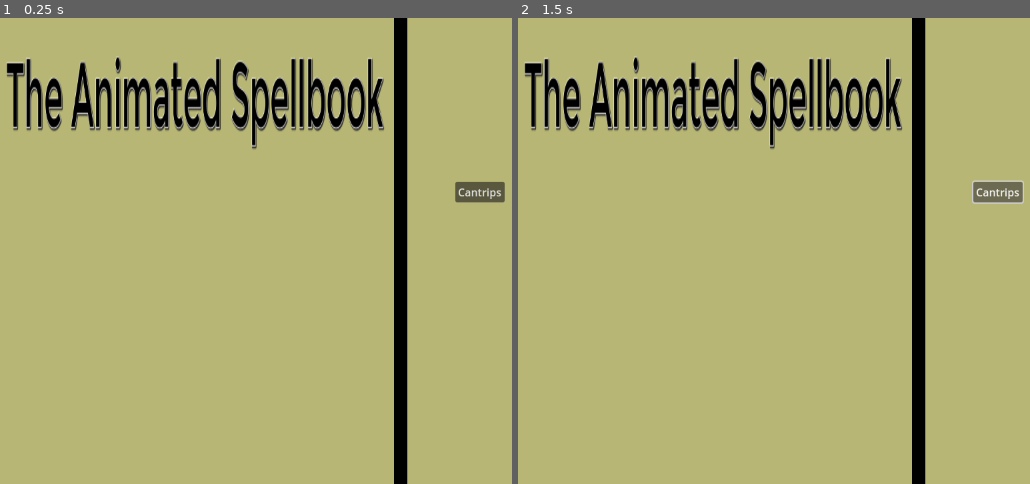
Above: before the commit, frames 1-2 (left to right).
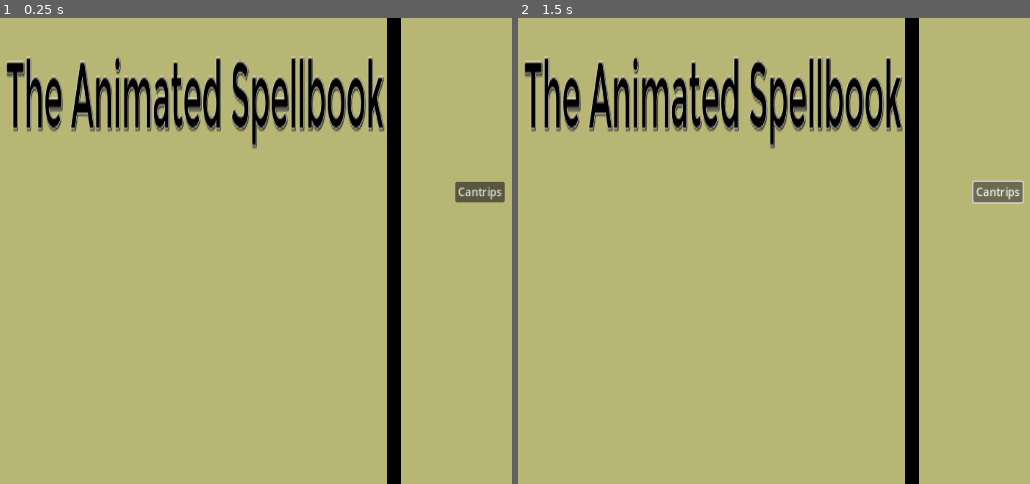
Above: after the commit, the same moments.

Repository: patricks0510/GodotSpellbook
Game: Godot game, scene res://scenes/front_page.tscn
Same seed, same stepped clock (60 frames per second), same inputs: the game is played once before the commit and once after it. After the commit the project has no main scene; this scene is started directly in both runs.
Inputs:
- Up to frame 1 (0.25 s): no input
- Up to frame 2 (1.5 s): click "Cantrips" at 0.5 s; click "Cantrips" at 1.25 s

The runs differ from the first frame. In frame 1, 4.5% of the frame differs, in the area x 1-99%, y 0-100%; in frame 2, 4.5%.

Commit message:
parsing spells and displaying (poorly) to a page

Diff:
--- a/project.godot
+++ b/project.godot
@@ -11,7 +11,6 @@
 [application]
 
 config/name="Spellbook"
-run/main_scene="res://scenes/front_page.tscn"
 config/features=PackedStringArray("4.2", "GL Compatibility")
 config/icon="res://icon.svg"
 
@@ -19,6 +18,7 @@
 
 window/size/viewport_width=1200
 window/size/viewport_height=700
+window/stretch/mode="canvas_items"
 
 [dotnet]
 
--- a/scenes/bg.tscn
+++ b/scenes/bg.tscn
@@ -16,7 +16,8 @@
 anchor_left = 0.5
 anchor_right = 0.5
 anchor_bottom = 1.0
-offset_right = 20.0
+offset_left = -10.0
+offset_right = 10.0
 grow_horizontal = 2
 grow_vertical = 2
 color = Color(0, 0, 0, 1)
--- a/scenes/cantrips.tscn
+++ b/scenes/cantrips.tscn
@@ -1,13 +1,46 @@
-[gd_scene load_steps=3 format=3 uid="uid://c4mxk0x4hrnjk"]
+[gd_scene load_steps=4 format=3 uid="uid://c4mxk0x4hrnjk"]
 
 [ext_resource type="PackedScene" uid="uid://4aj38bd6mf6d" path="res://scenes/bg.tscn" id="1_lk2ym"]
 [ext_resource type="Script" path="res://scripts/cantrips.gd" id="1_tqm75"]
+[ext_resource type="PackedScene" uid="uid://b6p7rr2vv0aje" path="res://scenes/spell_display.tscn" id="3_vywtd"]
 
 [node name="Cantrips" type="Node2D"]
 script = ExtResource("1_tqm75")
 
 [node name="BG" parent="." instance=ExtResource("1_lk2ym")]
 
-[node name="RichTextLabel" type="RichTextLabel" parent="."]
-offset_right = 40.0
-offset_bottom = 40.0
+[node name="SpellDisplay" parent="." instance=ExtResource("3_vywtd")]
+offset_left = 4.0
+offset_top = 18.0
+offset_right = 4.0
+offset_bottom = 701.0
+
+[node name="SpellDisplay2" parent="." instance=ExtResource("3_vywtd")]
+offset_left = 4.0
+offset_top = 273.0
+offset_right = 4.0
+offset_bottom = 956.0
+
+[node name="SpellDisplay3" parent="." instance=ExtResource("3_vywtd")]
+offset_left = 4.0
+offset_top = 527.0
+offset_right = 4.0
+offset_bottom = 1210.0
+
+[node name="SpellDisplay4" parent="." instance=ExtResource("3_vywtd")]
+offset_left = 615.0
+offset_top = 30.0
+offset_right = 615.0
+offset_bottom = 713.0
+
+[node name="SpellDisplay5" parent="." instance=ExtResource("3_vywtd")]
+offset_left = 612.0
+offset_top = 274.0
+offset_right = 612.0
+offset_bottom = 957.0
+
+[node name="SpellDisplay6" parent="." instance=ExtResource("3_vywtd")]
+offset_left = 617.0
+offset_top = 526.0
+offset_right = 617.0
+offset_bottom = 1209.0
--- /dev/null
+++ b/scenes/spell_display.tscn
@@ -0,0 +1,180 @@
+[gd_scene load_steps=13 format=3 uid="uid://b6p7rr2vv0aje"]
+
+[ext_resource type="Script" path="res://scripts/spell_display.gd" id="1_8b1uq"]
+[ext_resource type="FontFile" uid="uid://di3vl3hwp0bdo" path="res://assets/fonts/MorrisRoman-Black.ttf" id="1_aitss"]
+
+[sub_resource type="LabelSettings" id="LabelSettings_g3qf6"]
+font = ExtResource("1_aitss")
+font_size = 32
+font_color = Color(0, 0, 0, 1)
+
+[sub_resource type="LabelSettings" id="LabelSettings_1u2jt"]
+font = ExtResource("1_aitss")
+font_size = 24
+font_color = Color(0, 0, 0, 1)
+
+[sub_resource type="LabelSettings" id="LabelSettings_8qpl4"]
+font = ExtResource("1_aitss")
+font_color = Color(0, 0, 0, 1)
+
+[sub_resource type="LabelSettings" id="LabelSettings_hyj6e"]
+font = ExtResource("1_aitss")
+font_color = Color(0, 0, 0, 1)
+
+[sub_resource type="LabelSettings" id="LabelSettings_8gc7l"]
+font = ExtResource("1_aitss")
+font_color = Color(0, 0, 0, 1)
+
+[sub_resource type="LabelSettings" id="LabelSettings_fb8ff"]
+font = ExtResource("1_aitss")
+font_color = Color(0, 0, 0, 1)
+
+[sub_resource type="LabelSettings" id="LabelSettings_vbpsj"]
+font = ExtResource("1_aitss")
+font_color = Color(0, 0, 0, 1)
+
+[sub_resource type="LabelSettings" id="LabelSettings_xr71j"]
+font = ExtResource("1_aitss")
+font_color = Color(0, 0, 0, 1)
+
+[sub_resource type="LabelSettings" id="LabelSettings_0hi7s"]
+font = ExtResource("1_aitss")
+font_color = Color(0, 0, 0, 1)
+
+[sub_resource type="LabelSettings" id="LabelSettings_awiu2"]
+font = ExtResource("1_aitss")
+font_color = Color(0, 0, 0, 1)
+
+[node name="SpellDisplay" type="ColorRect"]
+anchors_preset = 15
+anchor_right = 1.0
+anchor_bottom = 1.0
+offset_right = -635.0
+offset_bottom = 683.0
+grow_horizontal = 2
+grow_vertical = 2
+scale = Vector2(1, 0.12)
+script = ExtResource("1_8b1uq")
+
+[node name="SpellName" type="Label" parent="."]
+layout_mode = 0
+offset_right = 205.0
+offset_bottom = 42.0
+scale = Vector2(0.669607, 6.46678)
+text = "Spell Name"
+label_settings = SubResource("LabelSettings_g3qf6")
+
+[node name="Description" type="Label" parent="."]
+layout_mode = 0
+offset_left = 5.0
+offset_top = 308.0
+offset_right = 811.0
+offset_bottom = 401.0
+scale = Vector2(0.692517, 4.94899)
+theme_override_font_sizes/font_size = 80
+text = "Description: The Description for the spell goes here"
+label_settings = SubResource("LabelSettings_1u2jt")
+autowrap_mode = 2
+
+[node name="HigherLevel" type="Label" parent="."]
+layout_mode = 0
+offset_left = 1.0
+offset_top = 917.0
+offset_right = 813.0
+offset_bottom = 983.0
+scale = Vector2(0.692517, 4.94899)
+theme_override_font_sizes/font_size = 80
+text = "HigherLevel: The text for what a spell does when cast at a higher level goes here"
+label_settings = SubResource("LabelSettings_1u2jt")
+autowrap_mode = 2
+
+[node name="Range" type="Label" parent="."]
+layout_mode = 0
+offset_left = 218.0
+offset_top = 33.3334
+offset_right = 269.0
+offset_bottom = 53.3334
+scale = Vector2(0.910496, 7.69595)
+text = "Range"
+label_settings = SubResource("LabelSettings_8qpl4")
+
+[node name="Components" type="Label" parent="."]
+layout_mode = 0
+offset_left = 270.0
+offset_top = 50.0001
+offset_right = 310.0
+offset_bottom = 65.0001
+scale = Vector2(1.37965, 5.99132)
+text = "V,S,M"
+label_settings = SubResource("LabelSettings_hyj6e")
+
+[node name="Duration" type="Label" parent="."]
+layout_mode = 0
+offset_left = 333.0
+offset_top = 50.0001
+offset_right = 387.0
+offset_bottom = 73.0001
+scale = Vector2(1.07347, 5.05482)
+text = "Duration"
+label_settings = SubResource("LabelSettings_8gc7l")
+
+[node name="CastTime" type="Label" parent="."]
+layout_mode = 0
+offset_left = 144.0
+offset_top = 50.0001
+offset_right = 208.0
+offset_bottom = 73.0001
+scale = Vector2(1.0097, 5.12925)
+text = "Cast Time"
+label_settings = SubResource("LabelSettings_fb8ff")
+
+[node name="Level" type="Label" parent="."]
+layout_mode = 0
+offset_left = 442.0
+offset_top = 33.3334
+offset_right = 502.0
+offset_bottom = 56.3334
+scale = Vector2(1.19801, 7.48974)
+text = "Level: #"
+label_settings = SubResource("LabelSettings_vbpsj")
+
+[node name="School" type="Label" parent="."]
+layout_mode = 0
+offset_left = 502.0
+offset_top = 33.3334
+offset_right = 542.0
+offset_bottom = 56.3334
+scale = Vector2(1.44179, 8.52117)
+text = "School"
+label_settings = SubResource("LabelSettings_xr71j")
+
+[node name="ClassSpellLists" type="Label" parent="."]
+layout_mode = 0
+offset_left = 98.0
+offset_top = 1292.0
+offset_right = 196.0
+offset_bottom = 1309.0
+scale = Vector2(0.991131, 4.73418)
+text = "Class Spell List"
+label_settings = SubResource("LabelSettings_0hi7s")
+
+[node name="PageNum" type="Label" parent="."]
+layout_mode = 0
+offset_left = 2.0
+offset_top = 1283.34
+offset_right = 67.0
+offset_bottom = 1298.34
+scale = Vector2(0.534543, 6.05068)
+text = "PageNum"
+label_settings = SubResource("LabelSettings_awiu2")
+
+[node name="Source" type="Label" parent="."]
+layout_mode = 0
+offset_left = 43.0
+offset_top = 1283.34
+offset_right = 108.0
+offset_bottom = 1298.34
+scale = Vector2(0.534543, 6.05068)
+text = "Source
+"
+label_settings = SubResource("LabelSettings_awiu2")
--- a/scripts/cantrips.gd
+++ b/scripts/cantrips.gd
@@ -1,4 +1,7 @@
 extends Node2D
+
+@onready var displaySpell = [$SpellDisplay,$SpellDisplay2,$SpellDisplay3,
+$SpellDisplay4,$SpellDisplay5, $SpellDisplay6]
 
 func _ready():
 	get_spell_text()
@@ -13,5 +16,38 @@
 	var json_as_dict = JSON.parse_string(json_as_text)
 	var json_as_arr = json_as_dict.values()
 	var spells_api_text = json_as_arr.pop_back()
-	if spells_api_text:
-		print(spells_api_text.length)
+
+	for spell in range(0,6):
+		var displaySpell_children = displaySpell[spell].get_children()
+		var spellName = spells_api_text[spell].get("name")
+		displaySpell_children[0].text = spellName
+		var description = spells_api_text[spell].get("desc")
+		displaySpell_children[1].text = description
+		var higherLevel = spells_api_text[spell].get("higher_level")
+		displaySpell_children[2].text = higherLevel
+		var range = spells_api_text[spell].get("range")
+		displaySpell_children[3].text = range
+		var components = spells_api_text[spell].get("components")
+		if components != null:
+			displaySpell_children[4].text = components
+		else:
+			displaySpell_children[4].text = "N/A"
+		var duration = spells_api_text[spell].get("duration")
+		displaySpell_children[5].text = duration
+		var castTime = spells_api_text[spell].get("casting_time")
+		displaySpell_children[6].text = castTime
+		var level = spells_api_text[spell].get("level")
+		displaySpell_children[7].text = level
+		var school = spells_api_text[spell].get("school")
+		displaySpell_children[8].text = school
+		var classSpellList = spells_api_text[spell].get("dnd_class")
+		displaySpell_children[9].text = classSpellList
+		var pageNum = spells_api_text[spell].get("page")
+		displaySpell_children[10].text = pageNum
+		var source = spells_api_text[spell].get("document__title")
+		displaySpell_children[11].text = source
+
+	#spells_api_text = spells_api_text[1]
+	#var spells_api_text_arr = spells_api_text.split("}, {",true)
+	#if spells_api_text:
+		#print(spells_api_text)
--- /dev/null
+++ b/scripts/spell_display.gd
@@ -0,0 +1 @@
+extends ColorRect
Binary file added: assets/fonts/MorrisRoman-Black.ttf
Not shown, added: assets/fonts/MorrisRoman-Black.ttf.import
Binary file added: assets/fonts/MorrisRomanAlternate-Black.ttf
Not shown, added: assets/fonts/MorrisRomanAlternate-Black.ttf.import
